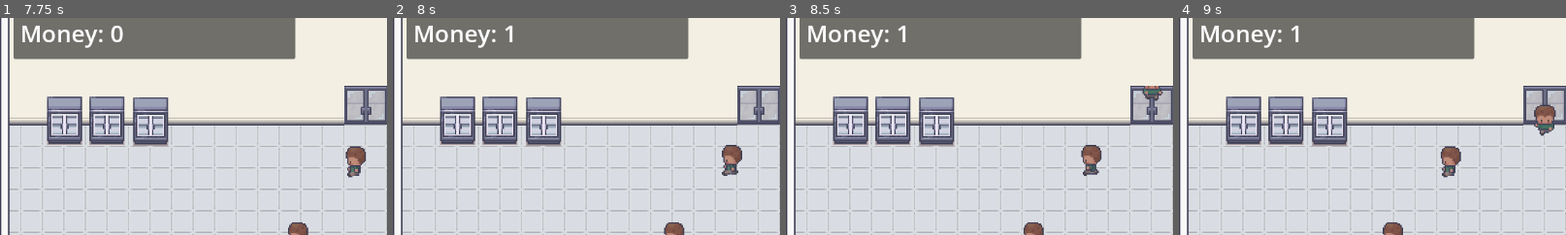
Above: before the commit, frames 1-4 (left to right).
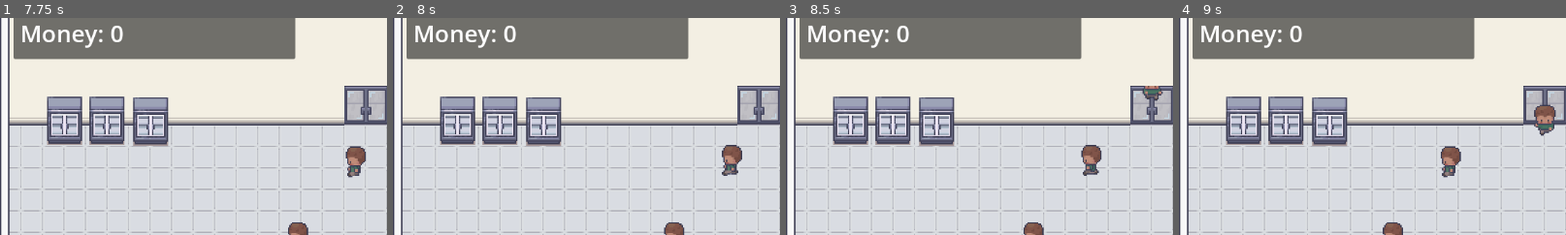
Above: after the commit, the same moments.

Repository: emilykrohn/Checkout
Game: Godot game, scene res://Scenes/main.tscn
Two runs of this game, one before a commit and one after it. Both use one fixed random seed, a clock stepped at 60 frames per second and the inputs below.
Inputs:
- Up to frame 1 (7.75 s): tap Enter at 0.5, 2 s; tap Space at 1.25 s
- Up to frame 2 (8 s): no input
- Up to frame 3 (8.5 s): no input
- Up to frame 4 (9 s): no input
The pictures show only the part of the screen within x 0-50%, y 5-55%; the shares and areas given below are measured in that part.

Frame 1 is identical in both runs. In frame 2, 0.2% of the frame differs, in the area x 28-32%, y 3-12%; in frame 3, 0.2%; in frame 4, 0.2%.

Commit message:
Money label increases when customer at register
Money shouldn't increase when they pick up the item. It makes more sense to have them give their money when they are at the register. The customer also plays the up animation instead of the right animation when they are checking out

Diff:
--- a/Scenes/cash_register.tscn
+++ b/Scenes/cash_register.tscn
@@ -19,8 +19,8 @@
 position = Vector2(2, 7)
 shape = SubResource("RectangleShape2D_tsnkq")
 
-[node name="Object" type="Area2D" parent="."]
+[node name="Register" type="Area2D" parent="."]
 
-[node name="CollisionShape2D" type="CollisionShape2D" parent="Object"]
+[node name="CollisionShape2D" type="CollisionShape2D" parent="Register"]
 position = Vector2(-0.5, 28)
 shape = SubResource("RectangleShape2D_isob2")
--- a/Scripts/Customers/customer_1.gd
+++ b/Scripts/Customers/customer_1.gd
@@ -3,8 +3,10 @@
 @onready var last_position = global_position
 @onready var walk_sprite = $WalkAnimation
 @onready var grab_sprite = $GrabAnimation
+
 var grab_direction := ""
 var cooldown := true
+var total := 0
 
 var is_up := false
 var is_right := false
@@ -47,7 +49,13 @@
 
 func _on_object_detector_area_entered(area):
 	if area.name == "Object":
-		$"../../../../Control/Panel/MoneyLabel".amount += 1
+		total += 1
+		cooldown = false
+		get_parent().can_move = false
+		$Timer.start()
+	if area.name == "Register":
+		grab_direction = "grab_up"
+		$"../../../../Control/Panel/MoneyLabel".amount += total
 		cooldown = false
 		get_parent().can_move = false
 		$Timer.start()
